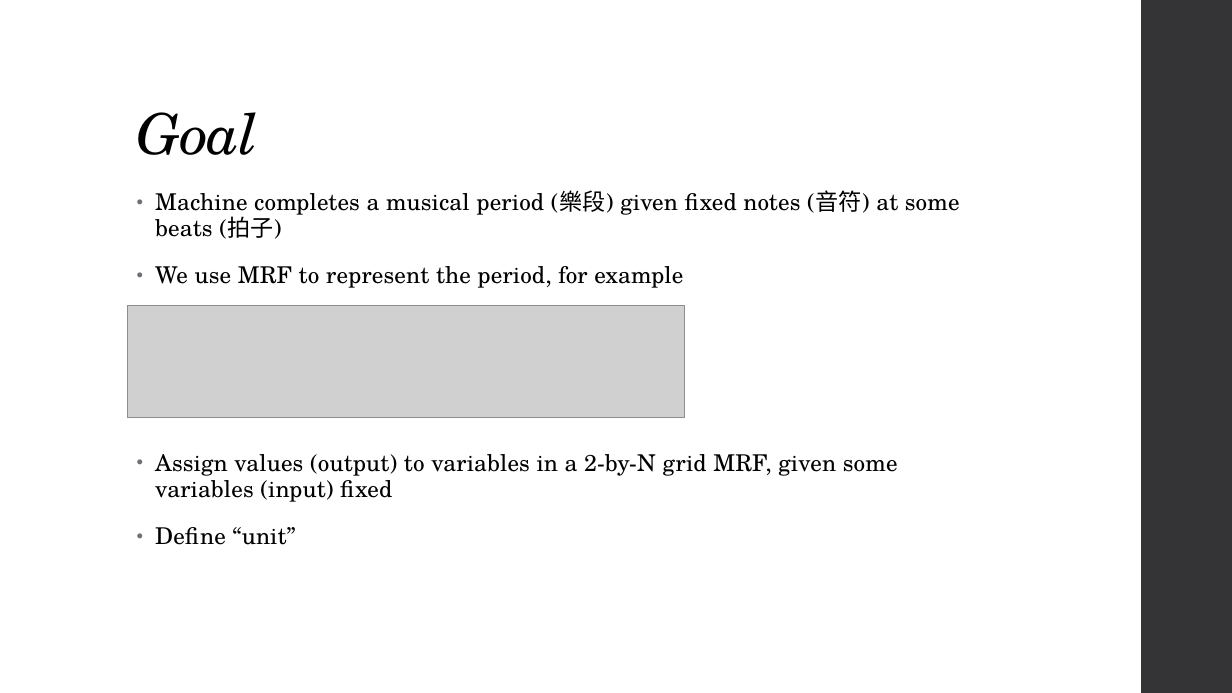
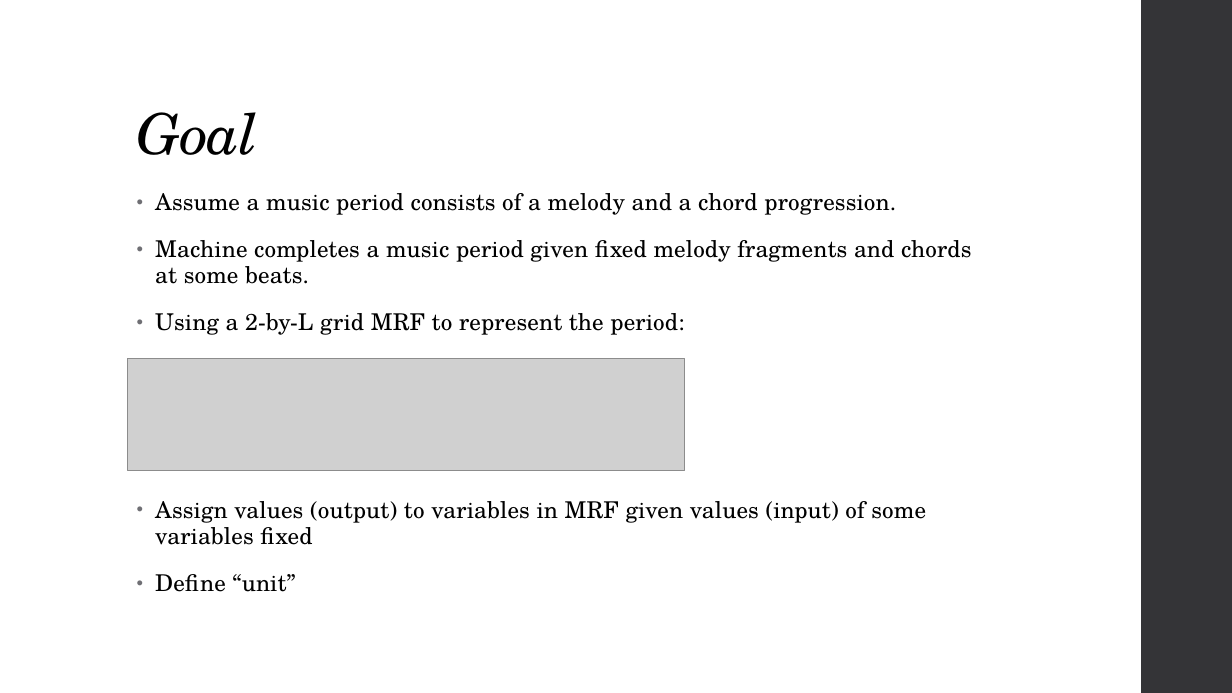
Before and after one commit to Rajon010/MD2016_Final, a slide deck: slide 2 of presentation.pptx (slide 3 before the commit). Drawn at 1232x693 pixels with LibreOffice and Linux fonts; fonts in the diff are those of the drawing; grey boxes stand for pictures. Boxes give left, top, right and bottom in pixels: in the first picture for what was removed or moved away, otherwise in the second. Text is boxed around its words. In the diff, an @@ line names an element or a change of style, - is before the commit and + after.

```diff
--- a/presentation.pptx
+++ b/presentation.pptx
@@ text at (155, 193, 971, 545): text changed @@
-• Machine completes a musical period (樂段) given fixed notes (音符) at some beats (拍子)
-• We use MRF to represent the period, for example
-• Assign values (output) to variables in a 2-by-N grid MRF, given some variables (input) fixed
+• Assume a music period consists of a melody and a chord progression.
+• Machine completes a music period given fixed melody fragments and chords at some beats.
+• Using a 2-by-L grid MRF to represent the period:
+• Assign values (output) to variables in MRF given values (input) of some variables fixed
@@ picture: place and size @@
-picture at (128, 305, 685, 418)
+picture at (128, 359, 685, 471)
```
Also in this commit, not shown: 3 other slides changed.
